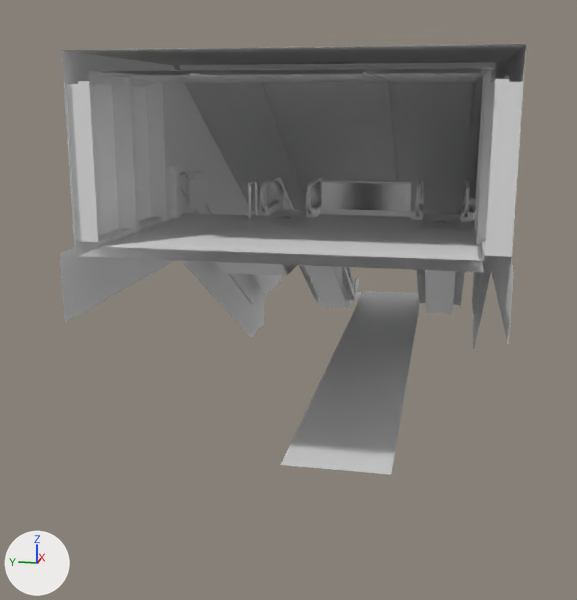
What one commit did to the FBX model models/airport gates/AirportGangway_L0_R.fbx.
One viewpoint serves both versions: a 50 mm lens placed at (4.3, -68.3, 13.0), pointed at (28.1, -63.5, 7.0). The lights are fixed; the arrows at lower left show +X, +Y and +Z. The older version comes first. Where no turn or scale is listed for an object, it has been applied to the vertices. Vertices at exactly the same position are counted once.

In view in the first picture: '1000 escalator.003', '1000 escalator.004', 'gangway exterior', 'gangway interior', 'gangway lights'.
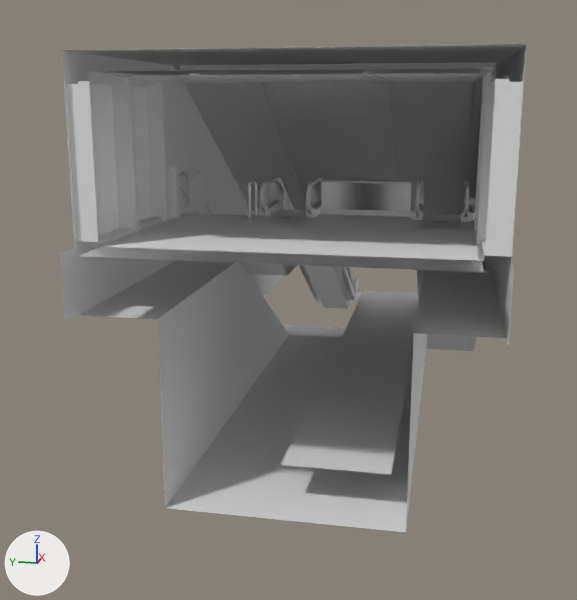
The change in detail:
me_plane_052 is used by ob_gangway_exterior; location (37.5, -65.0, 0.0).
me_plane_052 had 451 vertices, 348 faces and spanned x -18.3..0.1, y -4.5..4.5, z 3.5..14.0.
me_plane_052 now has 515 vertices, 418 faces and spans x -18.3..0.1, y -4.5..4.5, z 3.5..14.0.
Part 1, on me_plane_052:
23 vertices are added at x -12.3..-3.3, y -4.5..4.5, z 4.1..8.5.
6 new vertices lie (0.0, 1.8, 0.0) away from vertices in x -10.9..-2.3, y -4.5, z 3.5..8.5.
6 new vertices lie (0.0, -1.8, 0.0) away from vertices in x -10.9..-2.3, y 4.5, z 3.5..8.5.
6 new vertices lie (-1.0, 0.0, 0.0) away from vertices in x -12.3, y -4.5..4.5, z 4.1..8.5.
6 new vertices lie (-2.1, 0.0, 0.0) away from vertices in x -13.3, y -4.5..4.5, z 4.1..8.5.
6 new vertices lie (-2.2, 0.0, 0.0) away from vertices in x -15.4, y -4.5..4.5, z 4.1..8.5.
6 new vertices lie (0.0, 2.7, 0.0) away from vertices in x -17.6..-2.3, y -2.7, z 3.5..4.1.
5 new vertices lie (2.4, 0.0, 0.0) away from vertices in x -2.3, y -4.5..4.5, z 3.5.
70 new faces join them.

Location of each change, (x1, y1, x2, y2) in pixels of the pictures (577 x 600 px):
'gangway exterior', reshaped (60% taller): before (59, 44, 526, 349); after (59, 44, 526, 533)
part 1 of me_plane_052, added: after (80, 260, 506, 533)
'1000 escalator.003', unchanged, covered by the edit: before (410, 180, 473, 314); after (410, 180, 473, 301)
